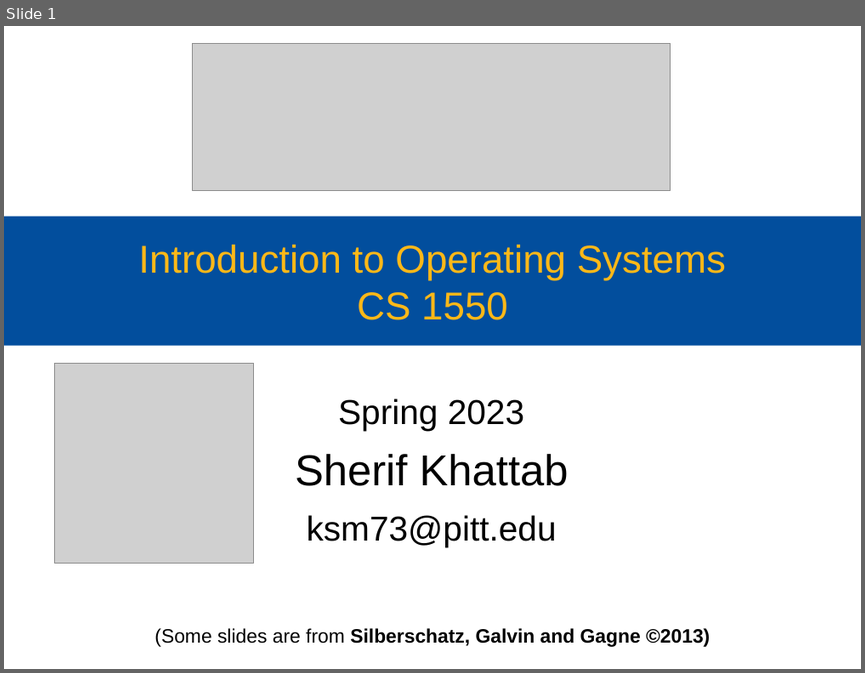
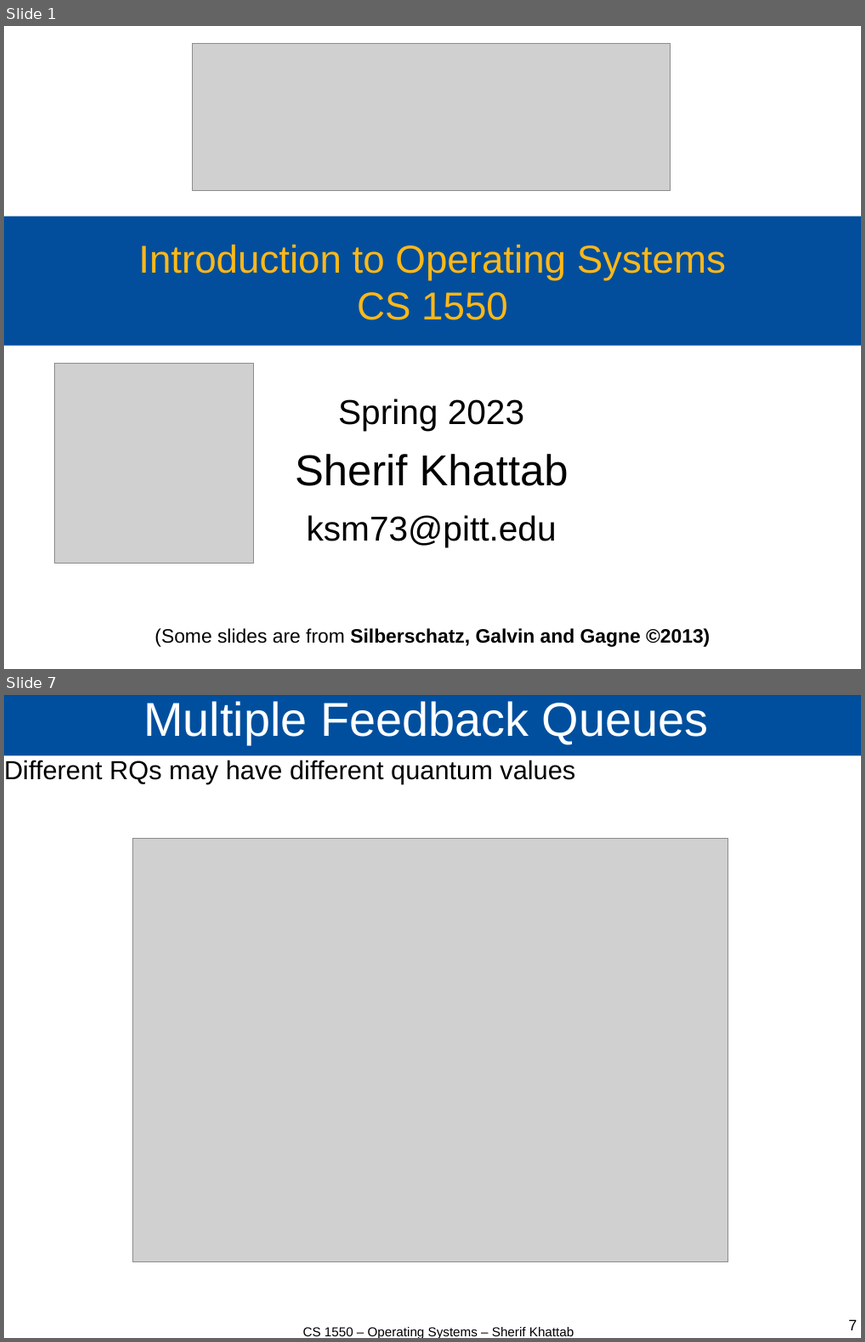
Before and after one commit to cs1550-2244/cs1550-code-handouts, a slide deck: DraftSlides/Lecture15.pptx. Shown one above the other, each under a label of ours: slide 1 before the commit, slides 1 and 7 after it; the slides between them are not shown. The pictures are 865x673 and 865x1342 pixels, drawn with LibreOffice and Linux fonts; fonts in the diff are those of the drawing; grey boxes stand for pictures. Boxes give left, top, right and bottom in pixels: in the first picture for what was removed or moved away, otherwise in the second. Text is boxed around its words. In the diff, an @@ line names an element or a change of style, - is before the commit and + after.

```diff
--- a/DraftSlides/Lecture15.pptx
+++ b/DraftSlides/Lecture15.pptx
@@ slide 7 added at [4,695,861,1338], background #FFFFFF @@
@@ title added at [4,695,861,756], fill #004F9E, 44 pt, text #FFFFFF @@
+Multiple Feedback Queues
@@ text added at [4,760,575,784], 24.2 pt, text #000000 @@
+Different RQs may have different quantum values
@@ picture added at [133,838,729,1262] @@
@@ text added at [303,1327,574,1338], 12 pt, text #000000 @@
+CS 1550 – Operating Systems – Sherif Khattab
@@ page number added at [848,1319,857,1330], 14 pt, text #000000 @@
+7
```
Also in this commit, not shown: 8 slides changed, 37 other slides added, 1 slide removed, 2 other files.
